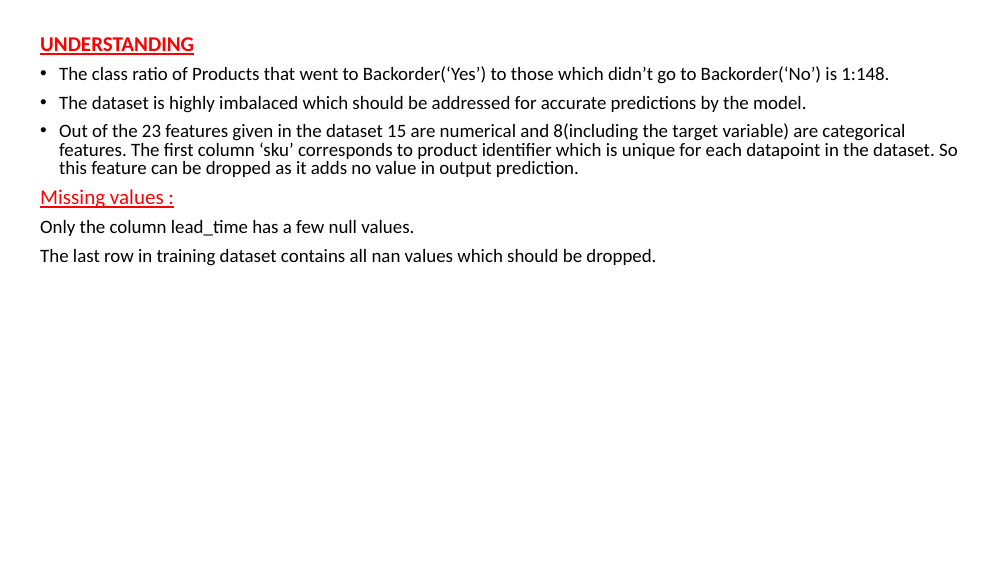
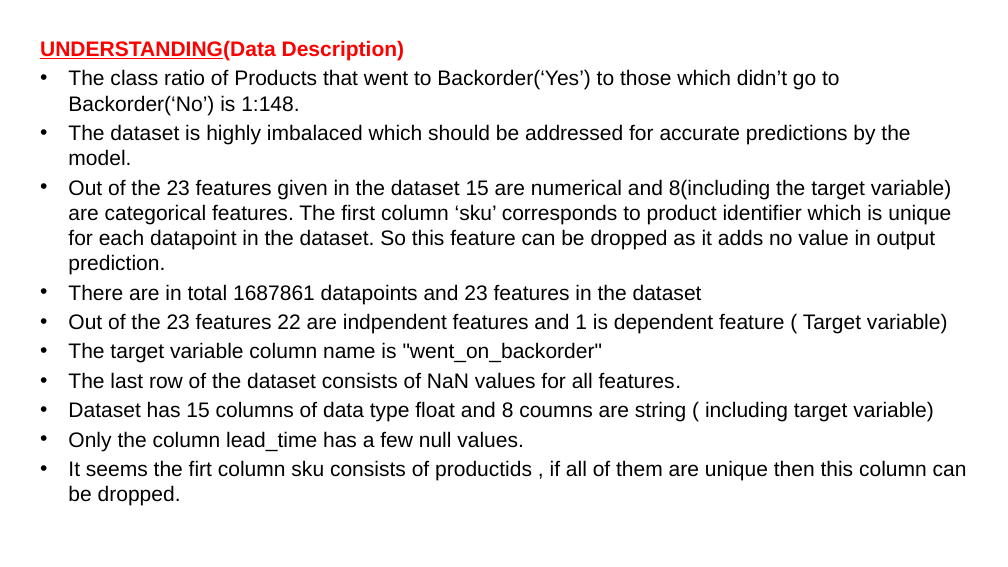
Before and after one commit to Souvik-karmakar/Inventory-Management-Project, a slide deck: slide 5 of INVENTORY MANAGEMENTppt.pptx (slide 4 before the commit). Drawn at 1008x567 pixels with LibreOffice and Linux fonts; fonts in the diff are those of the drawing; background and template pictures are left out. Boxes give left, top, right and bottom in pixels: in the first picture for what was removed or moved away, otherwise in the second. Text is boxed around its words. In the diff, an @@ line names an element or a change of style, - is before the commit and + after.

```diff
--- a/INVENTORY MANAGEMENTppt.pptx
+++ b/INVENTORY MANAGEMENTppt.pptx
@@ text at (40, 40, 405, 60): text changed; font Calibri to Arial @@
-UNDERSTANDING
+UNDERSTANDING(Data Description)
@@ text at (68, 69, 952, 451): size 18 to 20 pt, font Calibri to Arial in "The class ratio of Products that went ...", "The dataset is highly imbalaced which should ...", "Out of the 23 features given in ...", "Only the column lead_time has a few ..."; indent changed; line spacing 0.8 to 1; less space between paragraphs; bullet none to • @@
@@ text at (68, 284, 948, 422): text changed; font Calibri to Arial; text colour #FF0000 to #000000 @@
-Missing values :
+• There are in total 1687861 datapoints and 23 features in the dataset
+• Out of the 23 features 22 are indpendent features and 1 is dependent feature ( Target variable)
+• The target variable column name is "went_on_backorder"
+• The last row of the dataset consists of NaN values for all features.
+• Dataset has 15 columns of data type float and 8 coumns are string ( including target variable)
@@ text at (68, 460, 967, 506): text changed; size 18 to 20 pt; font Calibri to Arial @@
-The last row in training dataset contains all nan values which should be dropped.
+• It seems the firt column sku consists of productids , if all of them are unique then this column can be dropped.
```
Also in this commit, not shown: 4 other slides changed, 10 slides added.
